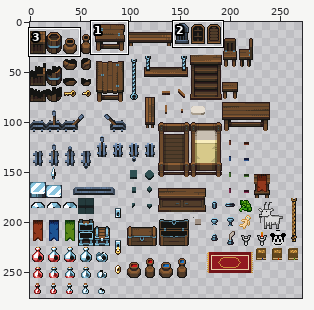
Edited in one commit: sprite sheet (Assets/Sprites/Props.png). The picture above shows the old version from afar; the outline marks the close-up.
Close-up. Before the edit:
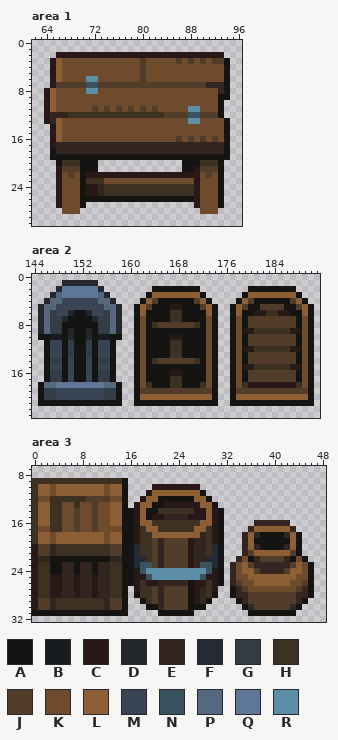
The file is 400x400 pixels. Colours within 5 levels of each other are drawn and written as one. Shown: area 1: x 62..96, y 0..30; area 2: x 144..191, y 0..23; area 3: x 0..48, y 7..32. The wide view leaves out empty margins. The commit also changed other parts of the picture, which this record leaves out.
Palette (. is transparent): A #141412  B #191c1e  C #281818  D #24282c  E #332520  F #242a36  G #343c45  H #3d3122  J #523d2a  K #6e4b2c  L #8e5e34  M #394554  N #3b535e  P #56687e  Q #607897  R #5c8ea5
The result:
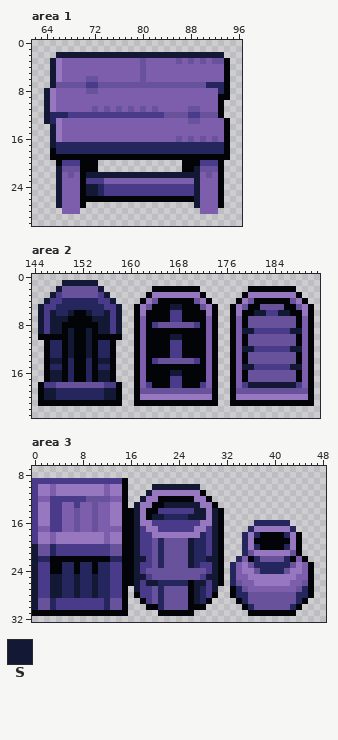
Colours new in this view: S #131934
The exact change:
colour A: #141412 -> #020408
colour E: #332520 -> #26265e
colour H: #3d3122 -> #493b89
colour J: #523d2a -> #68529b
colour K: #6e4b2c -> #7c5ead
colour L: #8e5e34 -> #9777bf
Changed rows in their new state; - is a pixel that keeps its letter.
Area 1:
first column x 64:
 2 --SSSSSSSSSSSSSSSSSSSSSSSSSSSS
 3 -S----------------------------
 4 -S----------------------------
 5 -S----------------------------
 6 -S-----JJ---------------------
 7 -S-----HH---------------------
 8 S------JJ---------------------
 9 S-----------------------------
10 S-----------------------------
11 S-----------------------JJ----
12 S-----------------------HH----
13 S-----------------------JJ----
14 -S----------------------------
15 -S----------------------------
16 -S----------------------------
17 -S----------------------------
first column x 66:
21 S----------------------S
22 S----SSSSSSSSSSSSSSSSSSS
23 S----------------------S
24 S----SS----------------S
25 S----SS----------------S
26 S----------------------S
27 S----------------------S
Area 2:
first column x 145:
 1 ----SSSSSS----------------------------------
 2 ---SJJJJJJS---------------------------------
 3 --SHJJJJJJHS--------------------------------
 4 -SHHEEEEEEHHS-------------------------------
 5 SHHEEEEEEEEHHS--------SS--------------------
 6 SHSEES--SEESHS----------------------SS--SS--
 7 SHSSS----SSSHS------------------------------
 8 SHSS------SSHS------------------------------
 9 SHSS-S--S-SSHS--------------------SS------SS
10 --AA-S--S-AA----------SS--------------------
11 --EE-S--S-EE--------------------------------
12 --EE-S--S-EE----------------------SS------SS
13 --EE-S--S-EE--------------------------------
14 --SS-E--E-SS--------------------------------
15 --EE-E--E-EE----------------------SS------SS
16 --SS-E--E-SS----------SS--------------------
17 --SS-E--E-SS--------------------------------
18 -HHJJJJJJJJHH----------------------SSSSSSSS-
19 -SSEEEEEEEESS-------------------------------
20 -SSEEEEEEEESS-------------------------------
Area 3:
first column x 0:
10 --------------------SSSSSSSS---
11 -------------------S-----------
12 ------------------S------------
13 -----------------S----SSSSSS---
14 -----------------S---------SS-S
15 -----------------S--SS----SSS-S
16 -----------------S------------S
17 -----------------S------------S
18 -----------------S------------S
19 -----------------S--------S---S
20 S----------------S--------S---S
21 S----------------S--------S---S
22 S----------------SS-------S--SS
23 S----------------SHH------S-HHS
24 S----------------SHJJJJJJJJJJHS
25 S--SS--S--S------SSHJJJJJJJJHSS
26 S--SS--S--S------S-SS------SS-S
27 S--SS--S--S------S---------S--S
28 S--SS--S--S----------------S---
29 S--------------------------S---
30 S------------------------------
